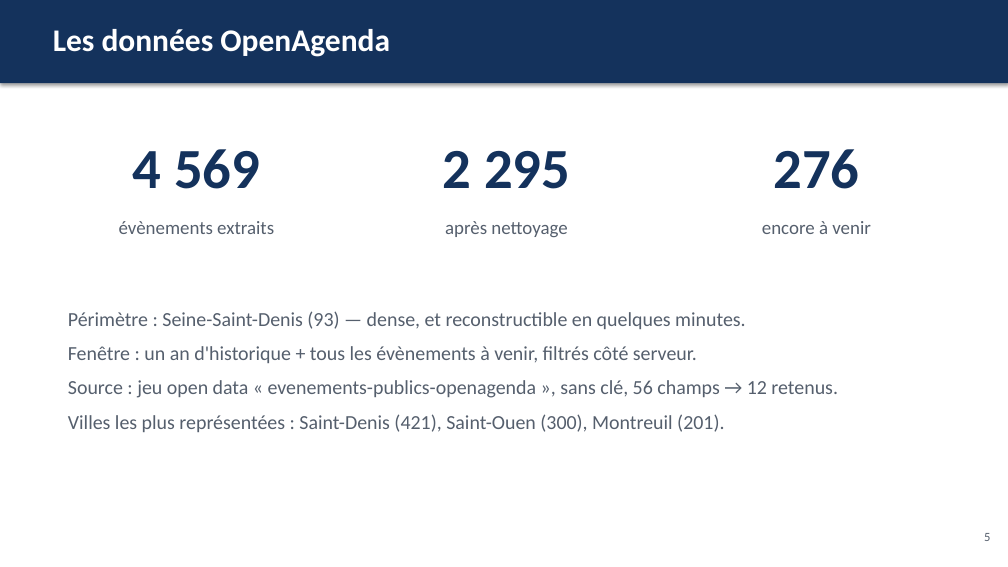
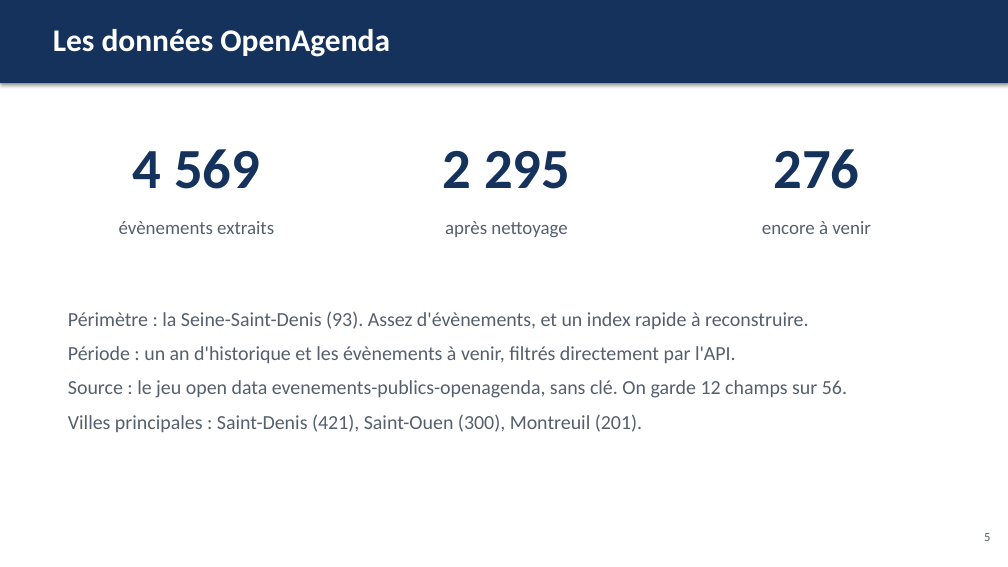
Before and after one commit to Matz-ai/concevoir-et-deployer-un-systeme-rag, a slide deck: slide 5 of livrables/presentation.pptx. Drawn at 1008x567 pixels with LibreOffice and Linux fonts; fonts in the diff are those of the drawing. Boxes give left, top, right and bottom in pixels: in the first picture for what was removed or moved away, otherwise in the second. Text is boxed around its words. In the diff, an @@ line names an element or a change of style, - is before the commit and + after.

```diff
--- a/livrables/presentation.pptx
+++ b/livrables/presentation.pptx
@@ text at <box>68,311,847,432</box>: text changed @@
-Périmètre : Seine-Saint-Denis (93) — dense, et reconstructible en quelques minutes.
-Fenêtre : un an d'historique + tous les évènements à venir, filtrés côté serveur.
-Source : jeu open data « evenements-publics-openagenda », sans clé, 56 champs → 12 retenus.
-Villes les plus représentées : Saint-Denis (421), Saint-Ouen (300), Montreuil (201).
+Périmètre : la Seine-Saint-Denis (93). Assez d'évènements, et un index rapide à reconstruire.
+Période : un an d'historique et les évènements à venir, filtrés directement par l'API.
+Source : le jeu open data evenements-publics-openagenda, sans clé. On garde 12 champs sur 56.
+Villes principales : Saint-Denis (421), Saint-Ouen (300), Montreuil (201).
```
Also in this commit, not shown: 11 other slides changed, 1 other file.
